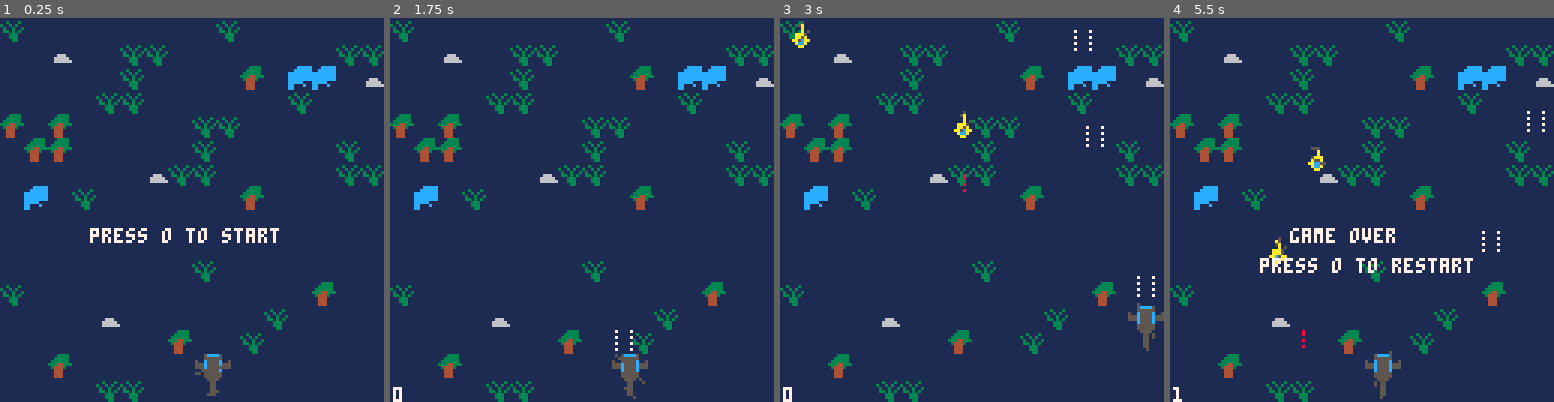
Above: before the commit, frames 1-4 (left to right).
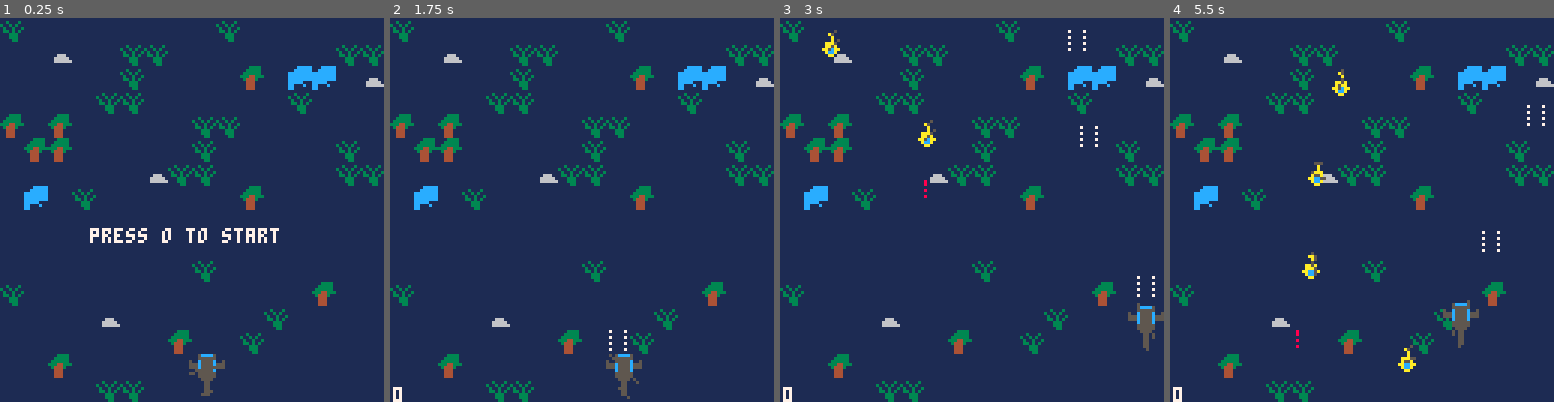
Above: after the commit, the same moments.

Repository: zeenix/pico-8
Game: PICO-8 cartridge airwolf/airwolf.p8
Same seed, same stepped clock (60 frames per second), same inputs: the game is played once before the commit and once after it.
Inputs:
- Up to frame 1 (0.25 s): no input
- Up to frame 2 (1.75 s): tap X (X key) at 0.33, 1.07 s; tap O (Z key) at 0.7, 1.7 s; hold Right from 1.6 s (still down)
- Up to frame 3 (3 s): tap X (X key) at 1.85, 2.97 s; release Right at 2.1 s; tap O (Z key) at 2.1, 2.5, 2.9 s; hold Up 2.15-2.42 s; hold Right from 2.47 s (still down)
- Up to frame 4 (5.5 s): release Right at 3.03 s; hold Left 3.08-3.58 s; tap O (Z key) every 0.4 s from 3.3 to 5.3 s; hold Down 3.63-3.97 s; hold Right 4.02-4.68 s; tap X (X key) at 4.08, 5.2 s; hold Up 4.73-5.03 s; hold Left from 5.08 s (still down)

The runs differ from the first frame. In frame 1, 0.4% of the frame differs, in the area x 49-61%, y 87-99%; in frame 2, 0.6%; in frame 3, 0.9%; in frame 4, 3.3%, in the area x 0-98%, y 13-100%.

Commit message:
Start the sprint at the left most corner
This allows us to be able to put the sprite right at the left edge of
the screen.

Diff:
--- a/airwolf/airwolf.p8
+++ b/airwolf/airwolf.p8
@@ -52,7 +52,7 @@
 
 
 __gff__
-0000000000000000000000000000000000000000000000000000000000000000008000000000000000000000000000008080000000000000000000000000000000000000000000000000000000000000000000000000000000000000000000000000000000000000000000000000000000000000000000000000000000000000
+0000000000000000000000000000000000000000000000000000000000000000008000000000000000000000000000000080000000000000000000000000000000000000000000000000000000000000000000000000000000000000000000000000000000000000000000000000000000000000000000000000000000000000
 0000000000000000000000000000000000000000000000000000000000000000000000000000000000000000000000000000000000000000000000000000000000000000000000000000000000000000000000000000000000000000000000000000000000000000000000000000000000000000000000000000000000000000
 __map__
 0b08080808080808080b08080808080808000000000000000000000000000000000000000000000000000000000000000000000000000000000000000000000000000000000000000000000000000000000000000000000000000000000000000000000000000000000000000000000000000000000000000000000000000000
--- a/airwolf/bullet.lua
+++ b/airwolf/bullet.lua
@@ -4,13 +4,13 @@
 function Bullet:new(x, y, type, sw, sh)
     local this = setmetatable({}, Bullet)
     local e = (type == "enemy-bullet")
-    local bbox = e and { x = 3, y = 2, w = 1, h = 6 } or { x = 1, y = 0, w = 6, h = 8 }
+    local size = e and { w = 1, h = 6 } or { w = 6, h = 8 }
     local sprite = {
         num = e and 65 or 64,
         w = sw,
         h = sh,
     }
-    this.entity = Entity:new(x, y, sprite, type, bbox)
+    this.entity = Entity:new(x, y, sprite, type, size)
 
     sfx(0)
 
--- a/airwolf/enemy_aircraft.lua
+++ b/airwolf/enemy_aircraft.lua
@@ -4,21 +4,21 @@
 function EnemyAircraft:new()
     local this = setmetatable({}, EnemyAircraft)
 
-    local x = flr(rnd(128))
+    local x = flr(rnd(127))
     local sprite = { num = 32, w = 1, h = 1 }
-    local bbox = { x = 1, y = 0, w = 6, h = 8 }
-    this.entity = Entity:new(x, -3, sprite, "enemy", bbox)
+    local size = { w = 6, h = 8 }
+    this.entity = Entity:new(x, 0, sprite, "enemy", size)
     -- Longer duration for enemy bullets because they shoot continuously &
     -- automatically.
     local bullet_props = {
-        x_offset = 2,
+        x_offset = 3,
         y_offset = 4,
         interval = 1,
         sw = 1,
         sh = 1,
     }
     this.shooter = Shooter:new(bullet_props)
-    this.main_rotor = Rotor:new({x = 4, y = 4, length = 2})
+    this.main_rotor = Rotor:new({x = 3, y = 4, length = 2})
     this.tail_rotor = Rotor:new({x = 3, y = 0, length = 1})
 
     return this
@@ -70,5 +70,5 @@
         return true
     end
 
-    return (self.entity.x > 127 or self.entity.y > 127)
+    return (self.entity.x < 0 or self.entity.x > 127 or self.entity.y > 127)
 end
--- a/airwolf/entity.lua
+++ b/airwolf/entity.lua
@@ -3,7 +3,7 @@
 
 local id = 0 -- Used to assign unique IDs to entities.
 
-function Entity:new(x, y, sprite, type, bbox)
+function Entity:new(x, y, sprite, type, size)
     local this = setmetatable({}, Entity)
     id += 1
     this.id = id
@@ -11,7 +11,7 @@
     this.y = y
     this.sprite = sprite
     this.type = type
-    this.bbox = bbox
+    this.size = size
 
     return this
 end
@@ -28,16 +28,16 @@
     if (self.id == other.id) return false -- Skip self.
 
     local e = {
-        x = self.x + self.bbox.x,
-        y = self.y + self.bbox.y,
-        w = self.bbox.w,
-        h = self.bbox.h,
+        x = self.x,
+        y = self.y,
+        w = self.size.w,
+        h = self.size.h,
     }
     local o = {
-        x = other.x + other.bbox.x,
-        y = other.y + other.bbox.y,
-        w = other.bbox.w,
-        h = other.bbox.h,
+        x = other.x,
+        y = other.y,
+        w = other.size.w,
+        h = other.size.h,
     }
 
     return e.x < o.x + o.w and
--- a/airwolf/the_lady.lua
+++ b/airwolf/the_lady.lua
@@ -4,18 +4,18 @@
 function TheLady:new()
     local this = setmetatable({}, TheLady)
     local sprite = { num = 1, w = 2, h = 2 }
-    local bbox = { x = 2, y = 0, w = 10, h = 16 }
-    this.entity = Entity:new(63, 111, sprite, "airwolf", bbox)
+    local size = { w = 10, h = 16 }
+    this.entity = Entity:new(63, 111, sprite, "airwolf", size)
     local bullet_props = {
-        x_offset = 4,
+        x_offset = 3,
         y_offset = -1,
         interval = 0.4,
         sw = 1,
         sh = 1,
     }
     this.shooter = Shooter:new(bullet_props)
-    this.main_rotor = Rotor:new({x = 8, y = 6, length = 6})
-    this.tail_rotor = Rotor:new({x = 8, y = 14, length = 2})
+    this.main_rotor = Rotor:new({x = 6, y = 6, length = 6})
+    this.tail_rotor = Rotor:new({x = 6, y = 14, length = 2})
 
     return this
 end
@@ -44,11 +44,10 @@
     local b = buttons
 
     local e = self.entity
-    local box = e.bbox
-    if e.x > 0 and btn(b.left) then self.entity.x -= 1
-    elseif (e.x + box.x + box.w) < 126 and btn(b.right) then self.entity.x += 1 end
+    if e.x > -1 and btn(b.left) then self.entity.x -= 1
+    elseif (e.x + e.size.w) < 126 and btn(b.right) then self.entity.x += 1 end
 
-    if (e.y + box.y + box.h) < 128 and btn(b.down) then self.entity.y += 1
+    if (e.y + e.size.h) < 128 and btn(b.down) then self.entity.y += 1
     elseif e.y > 0 and btn(b.up) then self.entity.y -= 1 end
 
     if self.entity:collided_with() == "enemy-bullet" then
Not shown, changed: 30 lines of the sprite sheet (__gfx__) section of airwolf/airwolf.p8
